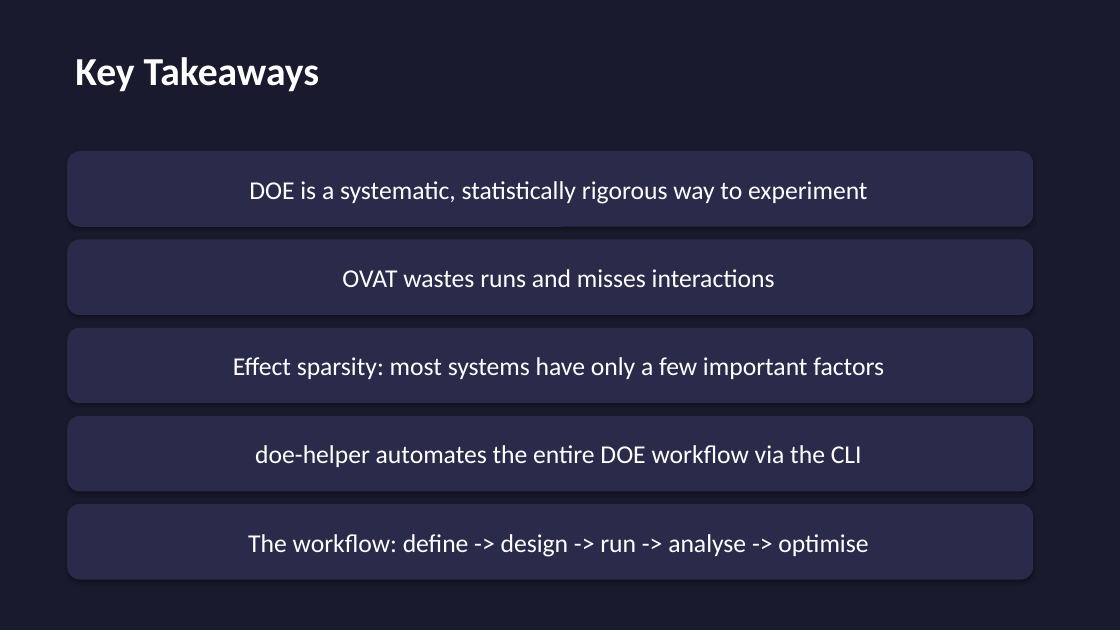
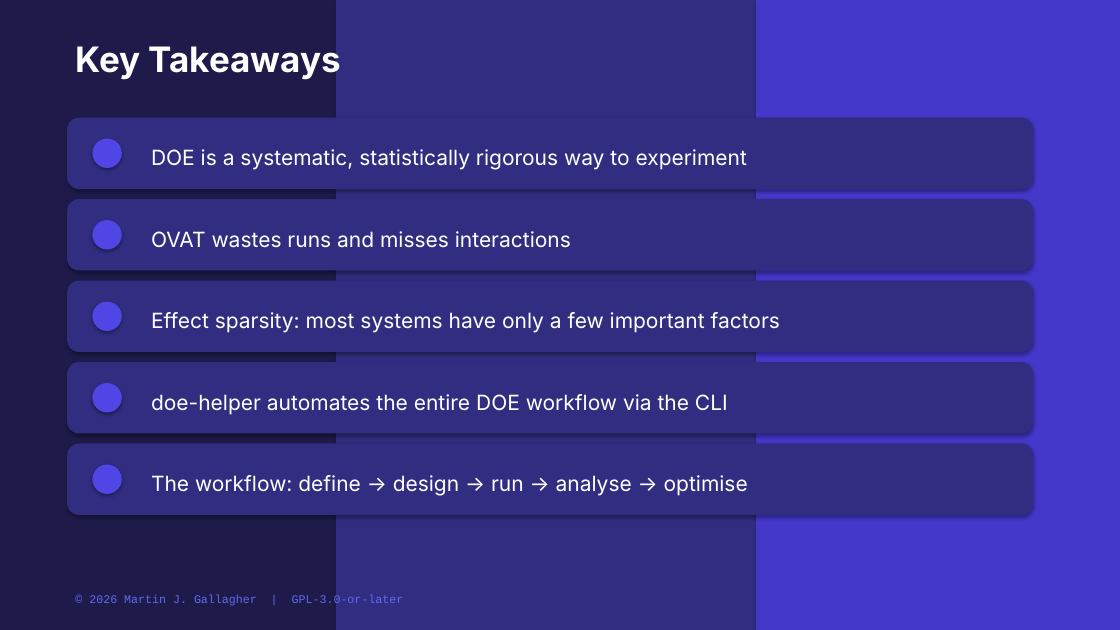
Before and after one commit to MartinGallagher-code/design_of_experiments, a slide deck: slide 10 of training/slides/Module_01_Introduction_to_DOE.pptx. Drawn at 1120x630 pixels with LibreOffice and Linux fonts; fonts in the diff are those of the drawing. Boxes give left, top, right and bottom in pixels: in the first picture for what was removed or moved away, otherwise in the second. Text is boxed around its words. In the diff, an @@ line names an element or a change of style, - is before the commit and + after.

```diff
--- a/training/slides/Module_01_Introduction_to_DOE.pptx
+++ b/training/slides/Module_01_Introduction_to_DOE.pptx
@@ background #1A1A2E to #1E1B4B @@
@@ rectangle added at [336, 0, 756, 630], fill #312E81 @@
@@ rectangle added at [756, 0, 1120, 630], fill #4338CA @@
@@ text "Key Takeaways": place and size @@
-text "Key Takeaways" at [75, 57, 319, 92]
+text "Key Takeaways" at [75, 43, 341, 80]
@@ text "Key Takeaways" at [75, 43, 341, 80]: size 34 to 30 pt, font Calibri to Inter @@
@@ rounded rectangle added at [67, 118, 1033, 189], fill #312E81 @@
@@ ellipse added at [92, 139, 122, 168], fill #5046E5 @@
@@ text "DOE is a systematic, statistically ...": place and size @@
-text "DOE is a systematic, statistically ..." at [67, 151, 1033, 227]
+text "DOE is a systematic, statistically ..." at [151, 149, 747, 170]
@@ rounded rectangle added at [67, 199, 1033, 271], fill #312E81 @@
@@ text "OVAT wastes runs and misses ...": place and size @@
-text "OVAT wastes runs and misses ..." at [67, 239, 1033, 315]
+text "OVAT wastes runs and misses ..." at [151, 231, 571, 248]
@@ ellipse added at [92, 220, 122, 250], fill #5046E5 @@
@@ rounded rectangle added at [67, 281, 1033, 352], fill #312E81 @@
@@ text "Effect sparsity: most systems have ...": place and size @@
-text "Effect sparsity: most systems have ..." at [67, 328, 1033, 403]
+text "Effect sparsity: most systems have ..." at [151, 312, 780, 333]
@@ ellipse added at [92, 302, 122, 331], fill #5046E5 @@
@@ rounded rectangle added at [67, 362, 1033, 434], fill #312E81 @@
@@ ellipse added at [92, 383, 122, 413], fill #5046E5 @@
@@ size 22 to 18 pt, font Calibri to Inter; alignment centre to left; fill #2A2A4A to none; shadow off in 4 elements at [151, 149, 747, 170], [151, 231, 571, 248], [151, 312, 780, 333], [151, 394, 728, 415] @@
@@ text "doe-helper automates the entire DOE ...": place and size @@
-text "doe-helper automates the entire DOE ..." at [67, 416, 1033, 492]
+text "doe-helper automates the entire DOE ..." at [151, 394, 728, 415]
@@ rounded rectangle added at [67, 444, 1033, 515], fill #312E81 @@
@@ text "The workflow: define → design ...": place and size @@
-text "The workflow: define → design ..." at [67, 504, 1033, 580]
+text "The workflow: define → design ..." at [151, 475, 748, 496]
@@ text "The workflow: define → design ..." at [151, 475, 748, 496]: fill #2A2A4A to none; shadow off @@
@@ ellipse added at [92, 465, 122, 494], fill #5046E5 @@
@@ text at [151, 475, 748, 496]: text changed; size 22 to 18 pt; font Calibri to Inter @@
-The workflow: define -> design -> run -> analyse -> optimise
+The workflow: define → design → run → analyse → optimise
@@ text added at [89, 595, 404, 607], 10 pt, text #6366F1 @@
+© 2026 Martin J. Gallagher | GPL-3.0-or-later
```
Also in this commit, not shown: 10 other slides changed, 8 other files.
